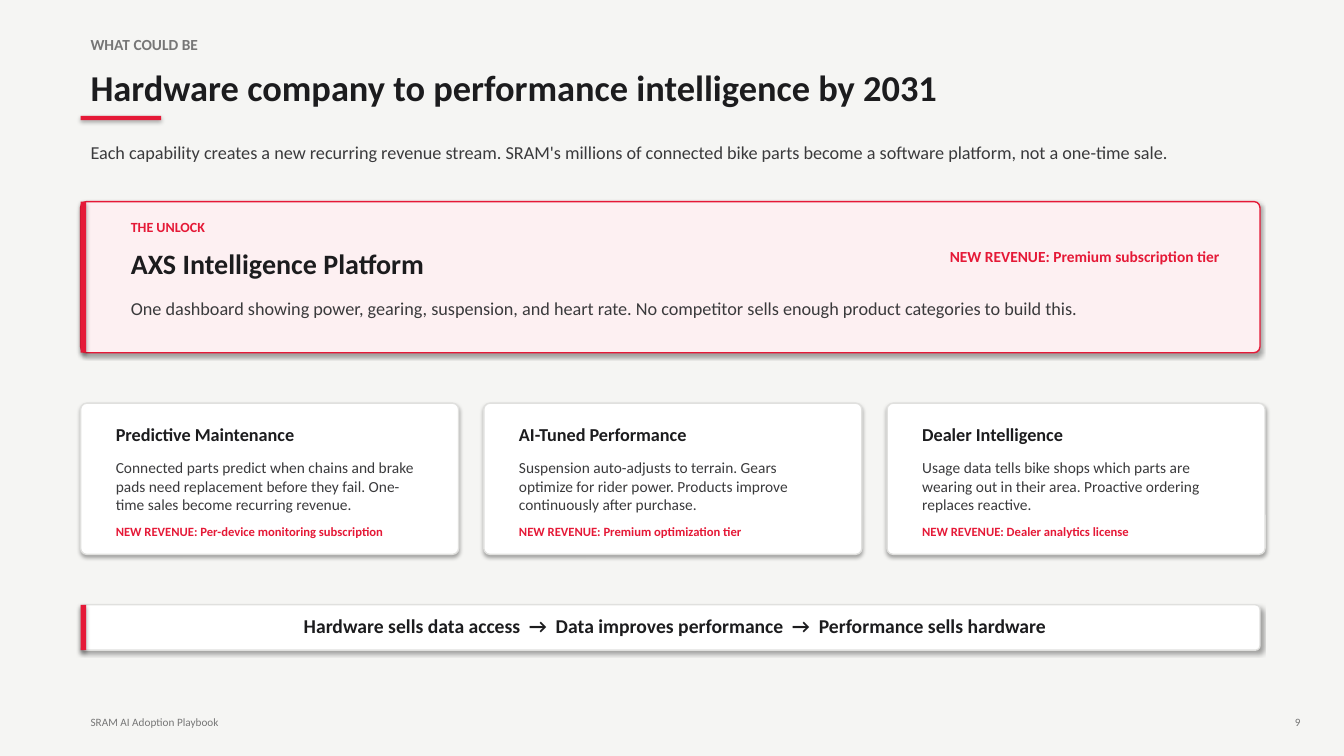
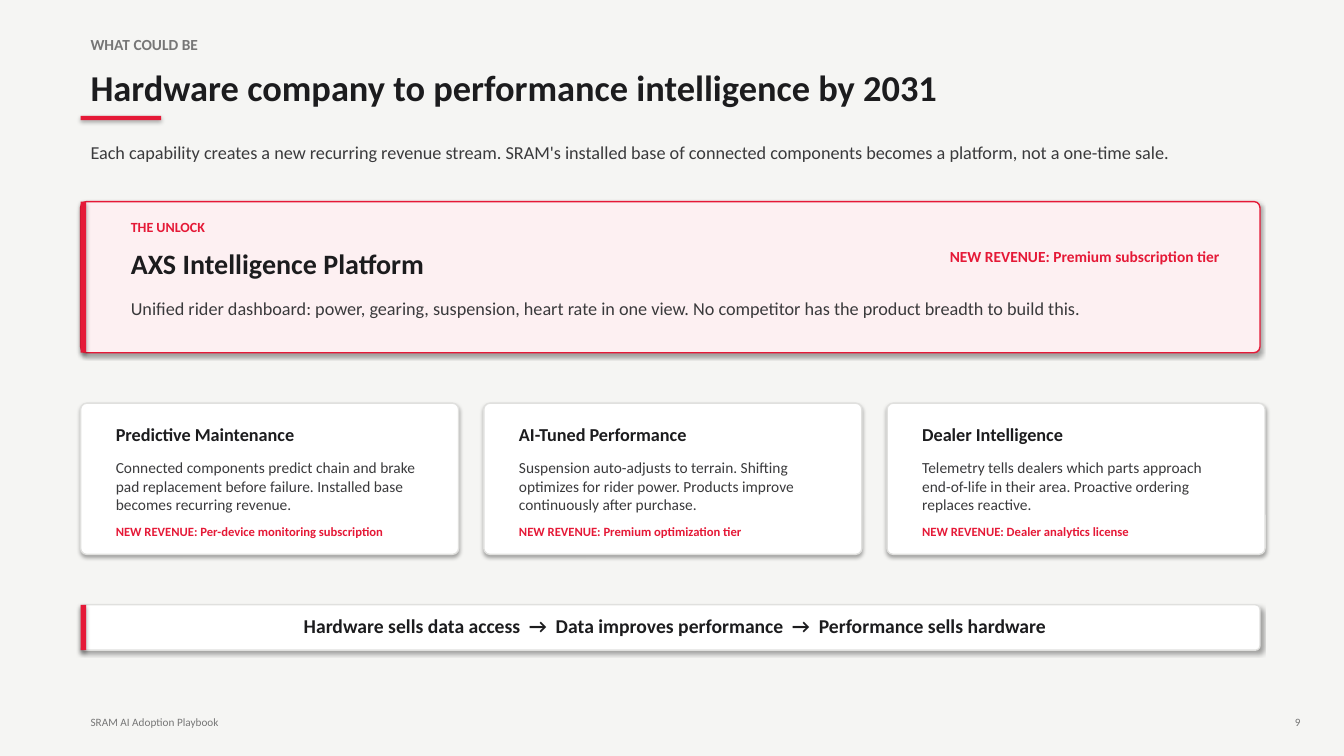
Before and after one commit to ewkreienberg/sram-ai-playbook, a slide deck: slide 22 of deliverables/SRAM_AI_Adoption_Playbook.pptx. Drawn at 1344x756 pixels with LibreOffice and Linux fonts; fonts in the diff are those of the drawing. Boxes give left, top, right and bottom in pixels: in the first picture for what was removed or moved away, otherwise in the second. Text is boxed around its words. In the diff, an @@ line names an element or a change of style, - is before the commit and + after.

Commit message:
Restore specificity, keep only targeted accessibility fixes
Reverted most jargon simplifications. Kept: Shimano tagged as
largest competitor, clipless changed to clip-in, cockpit description
clarified, AXS ecosystem bar explains wireless data sharing.
Restored OEM, DTC, CRM, SLA, CSAT, Zendesk, Kendra, Bedrock,
Shopify, SageMaker, and other specific terms.

```diff
--- a/deliverables/SRAM_AI_Adoption_Playbook.pptx
+++ b/deliverables/SRAM_AI_Adoption_Playbook.pptx
@@ text at box(91, 146, 1169, 162): text changed @@
-Each capability creates a new recurring revenue stream. SRAM's millions of connected bike parts become a software platform, not a one-time sale.
+Each capability creates a new recurring revenue stream. SRAM's installed base of connected components becomes a platform, not a one-time sale.
@@ text at box(131, 302, 1079, 318): text changed @@
-One dashboard showing power, gearing, suspension, and heart rate. No competitor sells enough product categories to build this.
+Unified rider dashboard: power, gearing, suspension, heart rate in one view. No competitor has the product breadth to build this.
@@ text at box(116, 462, 415, 513): text changed @@
-Connected parts predict when chains and brake pads need replacement before they fail. One-time sales become recurring revenue.
+Connected components predict chain and brake pad replacement before failure. Installed base becomes recurring revenue.
@@ text at box(519, 462, 794, 513): text changed @@
-Suspension auto-adjusts to terrain. Gears optimize for rider power. Products improve continuously after purchase.
+Suspension auto-adjusts to terrain. Shifting optimizes for rider power. Products improve continuously after purchase.
@@ text at box(922, 462, 1202, 513): text changed @@
-Usage data tells bike shops which parts are wearing out in their area. Proactive ordering replaces reactive.
+Telemetry tells dealers which parts approach end-of-life in their area. Proactive ordering replaces reactive.
```
Also in this commit, not shown: 22 other slides changed, 1 other file.
